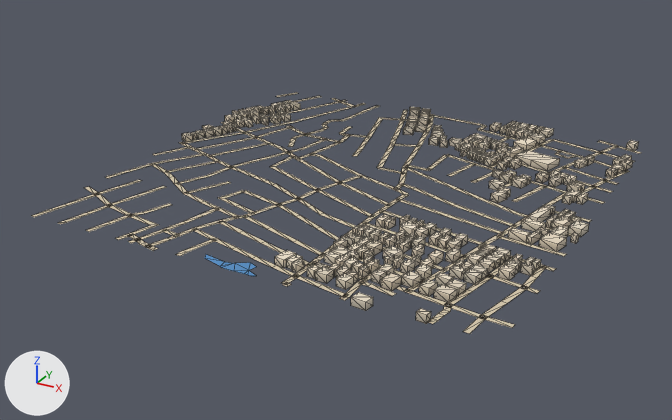
Before and after pictures for a commit that changed the glTF model public/assets/bengaluru-region-v1/tiles/t-17_7-l0.glb.
Both versions are drawn from a camera (50 mm lens) standing at (-7815.0, 2898.0, 383.0) and looking at (-8269.0, 3724.0, -30.0). Arrows for +X, +Y and +Z are at lower left; the lights stay in place. The older version comes first. Mesh edges are drawn as thin lines.

Objects in the first picture: 'building', 'ground' and 1 more.
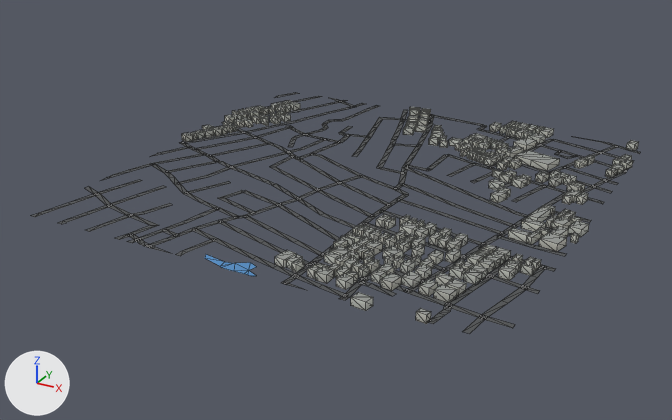
Changed parts and their boxes [x1, y1, x2, y2] in the pictures (672 x 420 px; the box of a moved part takes in the faces that stretch with it):
'ground', reshaped
    before: [32, 92, 641, 334]
    after: [32, 92, 640, 334]
part 1 of me_building, recoloured
    both: [182, 100, 638, 324]
part 2 of me_ground, moved or reshaped
    both: [32, 96, 487, 256]
part 3 of me_ground, moved or reshaped
    before: [282, 140, 641, 293]
    after: [285, 137, 640, 294]
part 4 of me_ground, recoloured
    both: [63, 100, 634, 334]

The change, as a diff of the scene's bpy script:
```diff
--- a/public/assets/bengaluru-region-v1/tiles/t-17_7-l0.glb.py
+++ b/public/assets/bengaluru-region-v1/tiles/t-17_7-l0.glb.py
@@ me_building @@
 # used by ob_building; location = (-8500.0, 3500.0, 0.0)
-me_building.from_pydata(...)  # 1944 vertices, 2432 faces; spans x -6.0..504.0, y -6.0..506.0, z 0.0..8.0
+me_building.from_pydata(...)  # 1944 vertices, 2920 faces; spans x -6.0..504.0, y -6.0..506.0, z 0.0..8.0
+# me_building part 1: 2432 kept faces spanning x -6.0..504.0, y -6.0..506.0, z 0.0..8.0 get new vertex colours
+# edits to the shape of me_building do not show in these pictures
 me_building.materials.append(mat_building)
@@ me_ground @@
 # used by ob_ground; location = (-8500.0, 3500.0, 0.0)
-me_ground.from_pydata(...)  # 1062 vertices, 850 faces; spans x -3.0..503.0, y -3.0..503.0, z 1.0
+me_ground.from_pydata(...)  # 1079 vertices, 867 faces; spans x 0.0..500.0, y 0.0..500.0, z 1.0
+# me_ground part 2
+# 31 vertices are removed from x -3.0..222.0, y -3.0..501.0, z 1.0
+# 36 faces are deleted
+# 4 vertices in x 40.0..149.0, y 1.0, z 1.0 move by (6.0, -1.0, 0.0)
+# 25 vertices move from x -3.0..307.0, y -2.0..503.0, z 1.0 to x 0.0..307.0, y 0.0..500.0, z 1.0
+# 37 vertices are added at x 0.0..228.0, y 0.0..500.0, z 1.0
+# 42 new faces join them
+# me_ground part 3
+# 20 vertices are removed from x 301.0..503.0, y -2.0..503.0, z 1.0
+# 37 faces are deleted
+# 3 vertices in x 499.0, y 88.0..367.0, z 1.0 move by (1.0, 6.0, 0.0)
+# 9 vertices move from x 308.0..501.0, y -3.0..503.0, z 1.0 to x 325.0..500.0, y 0.0..500.0, z 1.0
+# 22 vertices are added at x 300.0..500.0, y 0.0..500.0, z 1.0
+# 5 new vertices lie (0.0, 6.0, 0.0) away from vertices in x 469.0..500.0, y 173.0..478.0, z 1.0
+# 44 new faces join them
+# me_ground part 4: 777 kept faces spanning x 0.0..500.0, y 0.0..500.0, z 1.0 get new vertex colours; the middle colour goes from beige #d7c9ae to dark grey #535556
+# other edits to the shape of me_ground do not show in these pictures
 me_ground.materials.append(mat_ground)
```
